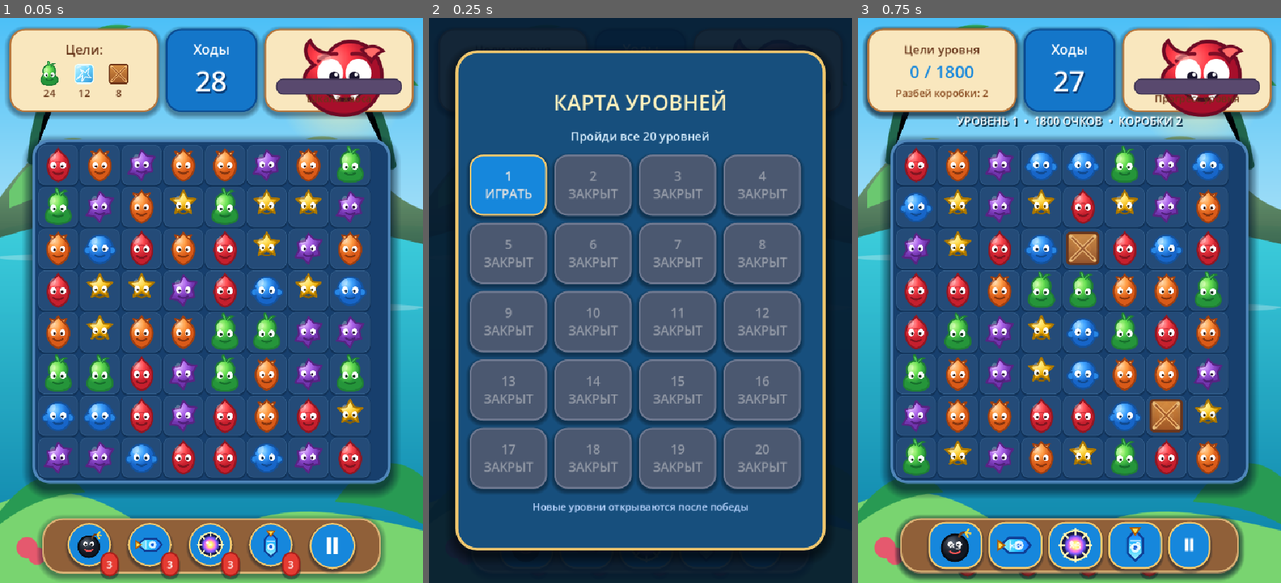
Above: before the commit, frames 1-3 (left to right).
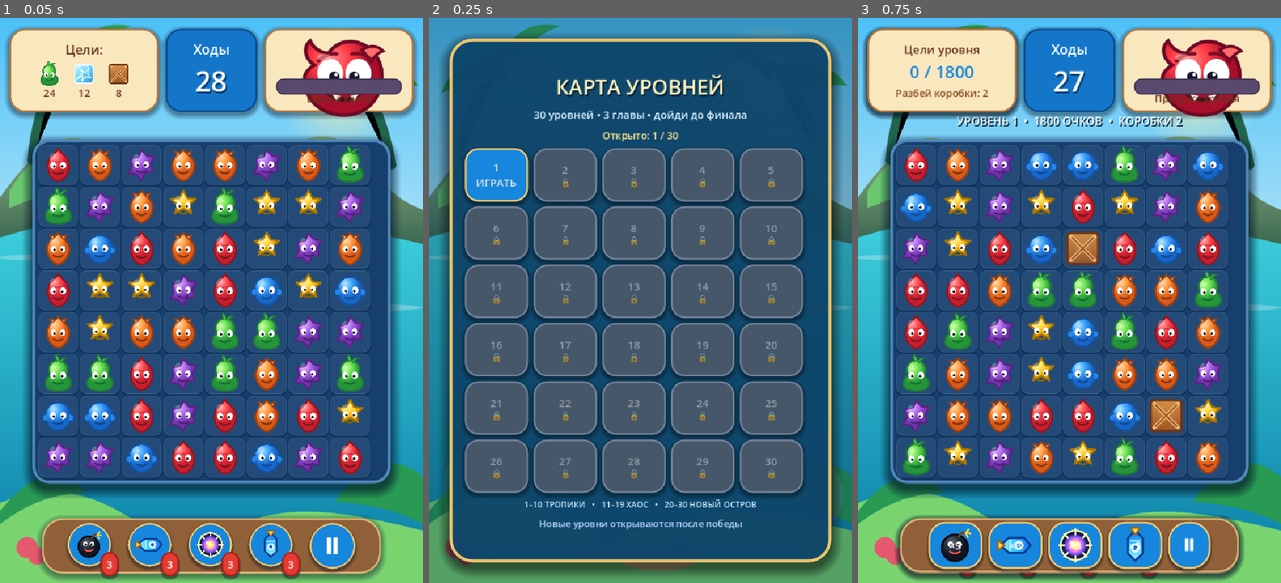
Above: after the commit, the same moments.

Repository: ksotik22/Mutant-Match
Game: Godot game, scene res://main.tscn
Two runs of this game, one before a commit and one after it. Both use one fixed random seed, a clock stepped at 60 frames per second and the inputs below.
Inputs (mouse positions are in pixels of both pictures, inside the frame that each line leads up to):
- Up to frame 1 (0.05 s): no input
- Up to frame 2 (0.25 s): no input
- Up to frame 3 (0.75 s): click (917, 164) at 0.52 s

Frame 1 is identical in both runs. In frame 2, 53% of the frame differs, in the area x 0-100%, y 0-100%; in frame 3, nothing differs.

Commit message:
Upgrade level map for 30 levels and tropical background

Diff:
--- a/scripts/level_map.gd
+++ b/scripts/level_map.gd
@@ -1,6 +1,7 @@
 extends Node
 
 const SAVE_PATH := "user://mutant_match_progress.cfg"
+const TOTAL_LEVELS := 30
 
 var game: Control
 var overlay: Control
@@ -21,7 +22,7 @@
 	var cfg := ConfigFile.new()
 	var err := cfg.load(SAVE_PATH)
 	if err == OK:
-		highest_unlocked = clampi(int(cfg.get_value("progress", "highest_unlocked", 1)), 1, 20)
+		highest_unlocked = clampi(int(cfg.get_value("progress", "highest_unlocked", 1)), 1, TOTAL_LEVELS)
 		var saved_completed: Array = cfg.get_value("progress", "completed", [])
 		for value in saved_completed:
 			completed_levels[int(value)] = true
@@ -37,7 +38,7 @@
 func complete_level(level_index: int) -> void:
 	var level_number := level_index + 1
 	completed_levels[level_number] = true
-	highest_unlocked = maxi(highest_unlocked, mini(20, level_number + 1))
+	highest_unlocked = maxi(highest_unlocked, mini(TOTAL_LEVELS, level_number + 1))
 	save_progress()
 
 func show_map() -> void:
@@ -53,69 +54,127 @@
 	overlay.z_index = 200
 	game.add_child(overlay)
 
-	var dim := ColorRect.new()
-	dim.color = Color(0.02, 0.10, 0.18, 0.94)
-	dim.set_anchors_and_offsets_preset(Control.PRESET_FULL_RECT)
-	dim.mouse_filter = Control.MOUSE_FILTER_STOP
-	overlay.add_child(dim)
+	# Full tropical background from the game, so the map feels like part of the same world.
+	var bg := TextureRect.new()
+	bg.texture = load("res://assets/ui/tropical_bg.svg")
+	bg.expand_mode = TextureRect.EXPAND_IGNORE_SIZE
+	bg.stretch_mode = TextureRect.STRETCH_KEEP_ASPECT_COVERED
+	bg.set_anchors_and_offsets_preset(Control.PRESET_FULL_RECT)
+	bg.mouse_filter = Control.MOUSE_FILTER_IGNORE
+	overlay.add_child(bg)
+
+	var wash := ColorRect.new()
+	wash.color = Color(0.02, 0.19, 0.30, 0.34)
+	wash.set_anchors_and_offsets_preset(Control.PRESET_FULL_RECT)
+	wash.mouse_filter = Control.MOUSE_FILTER_STOP
+	overlay.add_child(wash)
+
+	# Soft decorative bubbles/clouds behind the main card.
+	for data in [
+		[Vector2(40, 120), Vector2(180, 180), Color(0.20, 0.86, 0.92, 0.18)],
+		[Vector2(535, 185), Vector2(155, 155), Color(1.00, 0.84, 0.32, 0.14)],
+		[Vector2(25, 705), Vector2(210, 210), Color(0.44, 0.88, 0.42, 0.15)],
+		[Vector2(555, 735), Vector2(150, 150), Color(0.82, 0.48, 0.95, 0.13)]
+	]:
+		var deco := Panel.new()
+		deco.position = data[0]
+		deco.size = data[1]
+		deco.mouse_filter = Control.MOUSE_FILTER_IGNORE
+		deco.add_theme_stylebox_override("panel", make_blob_style(data[2]))
+		overlay.add_child(deco)
 
 	var card := PanelContainer.new()
-	card.position = Vector2(45, 55)
-	card.size = Vector2(630, 850)
+	card.position = Vector2(35, 35)
+	card.size = Vector2(650, 890)
 	card.add_theme_stylebox_override("panel", make_panel())
 	overlay.add_child(card)
 
 	var box := VBoxContainer.new()
 	box.alignment = BoxContainer.ALIGNMENT_CENTER
-	box.add_theme_constant_override("separation", 18)
+	box.add_theme_constant_override("separation", 10)
 	card.add_child(box)
 
 	var title := Label.new()
 	title.text = "КАРТА УРОВНЕЙ"
 	title.horizontal_alignment = HORIZONTAL_ALIGNMENT_CENTER
-	title.add_theme_font_size_override("font_size", 36)
+	title.add_theme_font_size_override("font_size", 35)
 	title.add_theme_color_override("font_color", Color("fff1bd"))
+	title.add_theme_color_override("font_shadow_color", Color(0, 0.12, 0.20, 0.75))
+	title.add_theme_constant_override("shadow_offset_x", 2)
+	title.add_theme_constant_override("shadow_offset_y", 3)
 	box.add_child(title)
 
 	var subtitle := Label.new()
-	subtitle.text = "Пройди все 20 уровней"
+	subtitle.text = "30 уровней • 3 главы • дойди до финала"
 	subtitle.horizontal_alignment = HORIZONTAL_ALIGNMENT_CENTER
-	subtitle.add_theme_font_size_override("font_size", 20)
+	subtitle.add_theme_font_size_override("font_size", 18)
 	subtitle.add_theme_color_override("font_color", Color("d9efff"))
 	box.add_child(subtitle)
 
+	var progress := Label.new()
+	progress.text = "Открыто: %d / %d" % [highest_unlocked, TOTAL_LEVELS]
+	progress.horizontal_alignment = HORIZONTAL_ALIGNMENT_CENTER
+	progress.add_theme_font_size_override("font_size", 17)
+	progress.add_theme_color_override("font_color", Color("ffe28a"))
+	box.add_child(progress)
+
 	var grid := GridContainer.new()
-	grid.columns = 4
-	grid.add_theme_constant_override("h_separation", 12)
-	grid.add_theme_constant_override("v_separation", 12)
+	grid.columns = 5
+	grid.add_theme_constant_override("h_separation", 9)
+	grid.add_theme_constant_override("v_separation", 8)
 	box.add_child(grid)
 
-	for i in range(20):
+	for i in range(TOTAL_LEVELS):
 		var number := i + 1
 		var button := Button.new()
-		button.custom_minimum_size = Vector2(132, 104)
+		button.custom_minimum_size = Vector2(108, 91)
 		button.focus_mode = Control.FOCUS_NONE
-		button.add_theme_font_size_override("font_size", 21)
+		button.add_theme_font_size_override("font_size", 18)
+
 		if number > highest_unlocked:
-			button.text = "%d\nЗАКРЫТ" % number
+			button.text = "%d\n🔒" % number
 			button.disabled = true
-			button.add_theme_stylebox_override("disabled", make_level_style(Color("4b5870"), Color("6e7890")))
+			button.add_theme_stylebox_override("disabled", make_level_style(Color("46576a"), Color("728197")))
 		elif completed_levels.has(number):
-			button.text = "%d\nПРОЙДЕН" % number
-			button.add_theme_stylebox_override("normal", make_level_style(Color("2c9b67"), Color("ffe07a")))
+			button.text = "%d\n✓" % number
+			button.add_theme_stylebox_override("normal", make_level_style(chapter_color(number, true), Color("ffe07a")))
 		else:
 			button.text = "%d\nИГРАТЬ" % number
-			button.add_theme_stylebox_override("normal", make_level_style(Color("1687dc"), Color("f6c96e")))
+			button.add_theme_stylebox_override("normal", make_level_style(chapter_color(number, false), Color("f6c96e")))
+
+		button.add_theme_stylebox_override("hover", make_level_style(chapter_color(number, false).lightened(0.12), Color("fff0aa")))
+		button.add_theme_stylebox_override("pressed", make_level_style(chapter_color(number, false).darkened(0.08), Color.WHITE))
+
 		if not button.disabled:
 			button.pressed.connect(select_level.bind(i))
 		grid.add_child(button)
 
+	var legend := Label.new()
+	legend.text = "1–10 ТРОПИКИ   •   11–19 ХАОС   •   20–30 НОВЫЙ ОСТРОВ"
+	legend.horizontal_alignment = HORIZONTAL_ALIGNMENT_CENTER
+	legend.add_theme_font_size_override("font_size", 14)
+	legend.add_theme_color_override("font_color", Color("c9eaff"))
+	box.add_child(legend)
+
 	var hint := Label.new()
 	hint.text = "Новые уровни открываются после победы"
 	hint.horizontal_alignment = HORIZONTAL_ALIGNMENT_CENTER
-	hint.add_theme_font_size_override("font_size", 17)
+	hint.add_theme_font_size_override("font_size", 16)
 	hint.add_theme_color_override("font_color", Color("b9d5ff"))
 	box.add_child(hint)
+
+func chapter_color(number: int, completed: bool) -> Color:
+	if completed:
+		if number <= 10:
+			return Color("2c9b67")
+		if number <= 19:
+			return Color("7b63c6")
+		return Color("d27a39")
+	if number <= 10:
+		return Color("1687dc")
+	if number <= 19:
+		return Color("8558c9")
+	return Color("e18b37")
 
 func select_level(index: int) -> void:
 	var levels = get_node_or_null("/root/Levels")
@@ -131,20 +190,20 @@
 
 func make_panel() -> StyleBoxFlat:
 	var s := StyleBoxFlat.new()
-	s.bg_color = Color("174f7d")
-	s.corner_radius_top_left = 36
-	s.corner_radius_top_right = 36
-	s.corner_radius_bottom_left = 36
-	s.corner_radius_bottom_right = 36
+	s.bg_color = Color(0.055, 0.28, 0.43, 0.93)
+	s.corner_radius_top_left = 38
+	s.corner_radius_top_right = 38
+	s.corner_radius_bottom_left = 38
+	s.corner_radius_bottom_right = 38
 	s.set_border_width_all(5)
 	s.border_color = Color("f0c76e")
-	s.shadow_color = Color(0, 0, 0, 0.45)
-	s.shadow_size = 18
-	s.shadow_offset = Vector2(0, 8)
-	s.content_margin_left = 24
-	s.content_margin_right = 24
-	s.content_margin_top = 24
-	s.content_margin_bottom = 24
+	s.shadow_color = Color(0, 0, 0, 0.48)
+	s.shadow_size = 20
+	s.shadow_offset = Vector2(0, 9)
+	s.content_margin_left = 26
+	s.content_margin_right = 26
+	s.content_margin_top = 20
+	s.content_margin_bottom = 18
 	return s
 
 func make_level_style(bg: Color, border: Color) -> StyleBoxFlat:
@@ -156,7 +215,16 @@
 	s.corner_radius_bottom_right = 22
 	s.set_border_width_all(3)
 	s.border_color = border
-	s.shadow_color = Color(0, 0, 0, 0.35)
+	s.shadow_color = Color(0, 0, 0, 0.34)
 	s.shadow_size = 7
 	s.shadow_offset = Vector2(0, 4)
 	return s
+
+func make_blob_style(color: Color) -> StyleBoxFlat:
+	var s := StyleBoxFlat.new()
+	s.bg_color = color
+	s.corner_radius_top_left = 90
+	s.corner_radius_top_right = 90
+	s.corner_radius_bottom_left = 90
+	s.corner_radius_bottom_right = 90
+	return s
